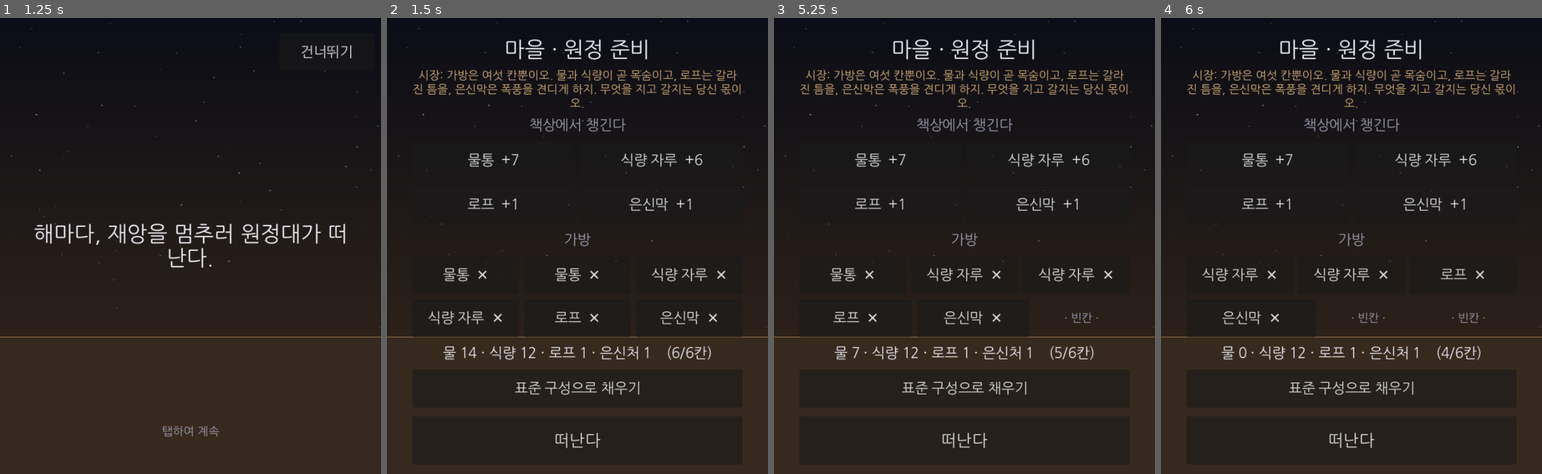
Above: before the commit, frames 1-4 (left to right).
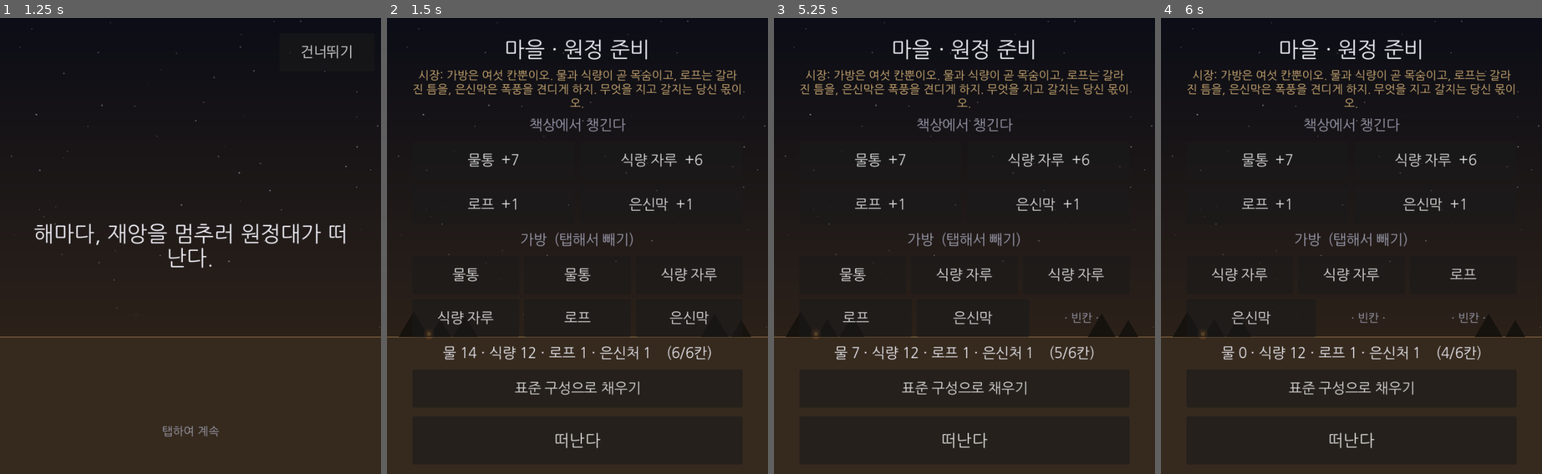
Above: after the commit, the same moments.

Repository: soomin007/Otherside
Game: Godot game, scene res://scenes/main.tscn
Same seed, same stepped clock (60 frames per second), same inputs: the game is played once before the commit and once after it.
Inputs (mouse positions are in pixels of both pictures, inside the frame that each line leads up to):
- Up to frame 1 (1.25 s): click "원정 떠나기" at 0.5 s
- Up to frame 2 (1.5 s): click "건너뛰기" at 1.25 s
- Up to frame 3 (5.25 s): click "물통 +7" at 2 s; click "식량 자루 +6" at 2.75 s; click "로프 +1" at 3.5 s; click "은신막 +1" at 4.25 s; click (854, 273) at 5 s, where only the run before the commit has a clickable "물통 ✕"
- Up to frame 4 (6 s): click (1241, 273) at 5.75 s, where only the run after the commit has a clickable "물통"

Frame 1 is identical in both runs. In frame 2, 1.7% of the frame differs, in the area x 3-96%, y 47-71%; in frame 3, 1.5%; in frame 4, 1.3%.

Commit message:
feat(ui): 마을 실루엣(원정 준비 그래픽) + 가방 두부 수정
- Backdrop: scene_kind="village" — 지평선 좌우에 천막 실루엣 + 모닥불 글로우. 중앙 UI 는 비워 가독성 유지.
- Loadout: 마을 배경 적용. 가방 칸 ✕(U+2715, 나눔고딕에 글리프 없어 두부 □) 제거 → 라벨만 + "가방 (탭해서 빼기)" 안내.
- known_issues: 두부(특수문자 글리프 없음) 함정 기록 — UI 문구는 한글/ASCII, 아이콘은 절차적 draw.
- 검증: import 에러 0 + GUI 스크린샷(두부 사라짐·마을 실루엣·가독성).

Co-Authored-By: Claude Opus 4.8 (1M context) <noreply@anthropic.com>
Claude-Session: https://claude.ai/code/session_019nDcfGy3aTk1UkknXgoiqM

Diff:
--- a/scripts/ui/Backdrop.gd
+++ b/scripts/ui/Backdrop.gd
@@ -4,6 +4,8 @@
 ## 사막 밤 공통 배경 — 세로 그라데이션(밤하늘 → 모래 지평선) + 지평선 + 은은한 별·모래결.
 ## 타이틀·마을·오프닝 등 다크 UI 화면에 첫 자식으로 깔아 톤을 통일한다. 전부 절차적 draw(웹 안전).
 ## 지도·단면은 자체 양피지 배경이라 여기 안 쓴다.
+
+var scene_kind: String = ""  ## "village" 면 지평선 좌우에 마을 실루엣(원정 준비 화면). 중앙 UI 는 피한다.
 
 func _ready() -> void:
 	set_anchors_preset(Control.PRESET_FULL_RECT)
@@ -45,3 +47,25 @@
 			var t: float = float(s) / 20.0
 			pts.append(Vector2(r.x * t, base_y + sin(t * TAU * 1.2 + float(j)) * 5.0))
 		draw_polyline(pts, line_col, 1.0)
+
+	if scene_kind == "village":
+		_draw_village(r, horizon)
+
+## 원정 준비(마을) 화면 — 지평선 좌우에 천막·모닥불 실루엣. 중앙(가방 UI)은 비워 가독성 유지.
+func _draw_village(r: Vector2, horizon: float) -> void:
+	var sil := Color(0.085, 0.07, 0.055)  # 지평선보다 어두운 실루엣
+	# 좌측 마을 무리
+	_tent(Vector2(r.x * 0.07, horizon), 48.0, sil)
+	_tent(Vector2(r.x * 0.14, horizon), 34.0, sil)
+	_tent(Vector2(r.x * 0.205, horizon), 40.0, sil)
+	# 우측 무리
+	_tent(Vector2(r.x * 0.86, horizon), 44.0, sil)
+	_tent(Vector2(r.x * 0.93, horizon), 32.0, sil)
+	# 모닥불 글로우(좌측 천막 곁)
+	var fire := Vector2(r.x * 0.11, horizon - 5.0)
+	draw_circle(fire, 8.0, Color(0.9, 0.5, 0.2, 0.20))
+	draw_circle(fire, 3.5, Color(1.0, 0.72, 0.32, 0.5))
+
+func _tent(base: Vector2, w: float, col: Color) -> void:
+	draw_colored_polygon(PackedVector2Array([
+		base + Vector2(-w * 0.5, 0.0), base + Vector2(0.0, -w * 0.85), base + Vector2(w * 0.5, 0.0)]), col)
--- a/scripts/ui/Loadout.gd
+++ b/scripts/ui/Loadout.gd
@@ -19,7 +19,9 @@
 var _depart_btn: Button
 
 func _ready() -> void:
-	add_child(Backdrop.new())  # 사막 밤 공통 배경(맨 뒤)
+	var bg := Backdrop.new()  # 사막 밤 + 마을 실루엣(맨 뒤)
+	bg.scene_kind = "village"
+	add_child(bg)
 	var col := UITheme.build_column(self, 14)
 
 	col.add_child(UITheme.make_label("마을 · 원정 준비", UITheme.FS_H1))
@@ -37,7 +39,7 @@
 		desk.add_child(btn)
 	col.add_child(desk)
 
-	col.add_child(UITheme.make_label("가방", UITheme.FS_LABEL, UITheme.MUTED))
+	col.add_child(UITheme.make_label("가방  (탭해서 빼기)", UITheme.FS_LABEL, UITheme.MUTED))
 	_bag_box = HFlowContainer.new()
 	_bag_box.add_theme_constant_override("h_separation", 8)
 	_bag_box.add_theme_constant_override("v_separation", 8)
@@ -83,7 +85,7 @@
 		c.queue_free()
 	for i in range(_bag.size()):
 		var key: String = _bag[i]
-		var btn := UITheme.make_button("%s  ✕" % _item_label(key), false)
+		var btn := UITheme.make_button(_item_label(key), false)
 		btn.custom_minimum_size = Vector2(150, UITheme.BTN_H_SM)
 		btn.pressed.connect(_remove_item.bind(i))
 		_bag_box.add_child(btn)
Not shown, changed: docs/design/known_issues.md
Not shown, changed: session_logs/2026-07-01.md
